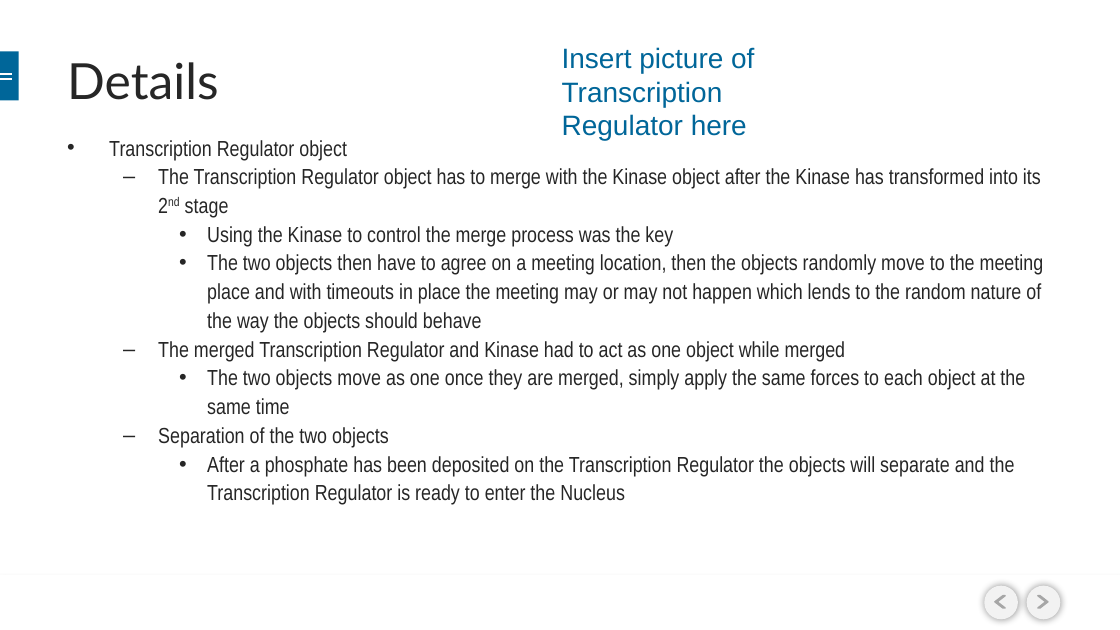
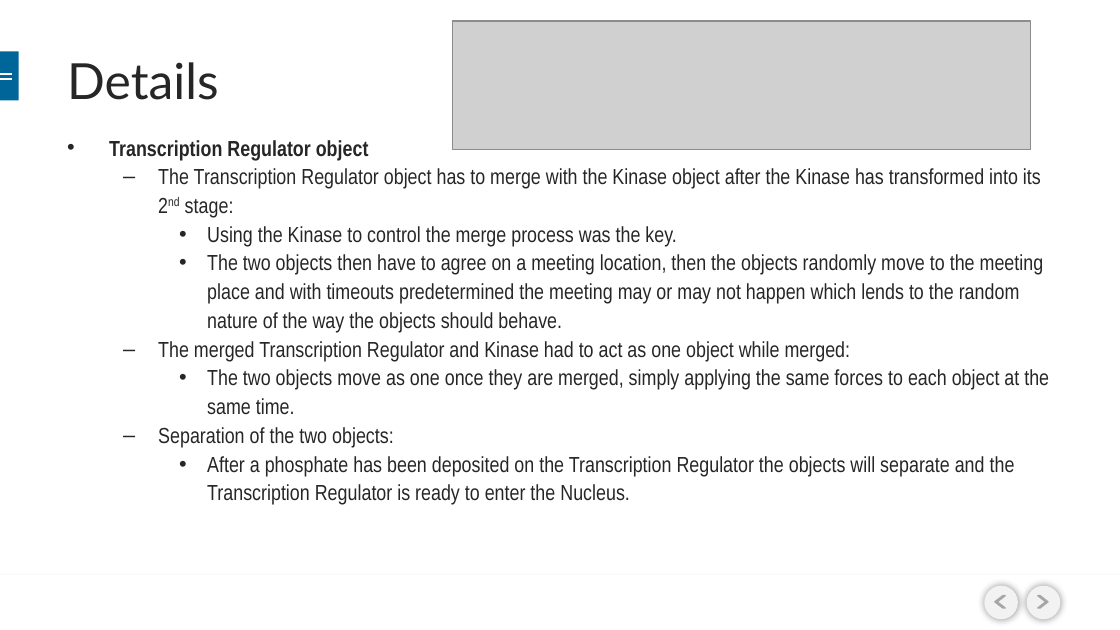
Before and after one commit to BioRubeBotProject/2015-Fall, a slide deck: slide 6 of Documents/BIORUBEBOT- CS452.pptx. Drawn at 1120x630 pixels with LibreOffice and Linux fonts; fonts in the diff are those of the drawing; grey boxes stand for pictures; background and template pictures are left out. Boxes give left, top, right and bottom in pixels: in the first picture for what was removed or moved away, otherwise in the second. Text is boxed around its words. In the diff, an @@ line names an element or a change of style, - is before the commit and + after.

```diff
--- a/Documents/BIORUBEBOT- CS452.pptx
+++ b/Documents/BIORUBEBOT- CS452.pptx
@@ picture added at <box>452,21,1030,150</box> @@
@@ text removed at <box>562,47,754,140</box> @@
-Insert picture of Transcription Regulator here
@@ text at <box>109,140,369,161</box>: bold on in "Transcription Regulator object" @@
@@ text at <box>158,168,1049,505</box>: text changed @@
-  – The Transcription Regulator object has to merge with the Kinase object after the Kinase has transformed into its 2nd stage
-    • Using the Kinase to control the merge process was the key
-    • The two objects then have to agree on a meeting location, then the objects randomly move to the meeting place and with timeouts in place the meeting may or may not happen which lends to the random nature of the way the objects should behave
-  – The merged Transcription Regulator and Kinase had to act as one object while merged
-    • The two objects move as one once they are merged, simply apply the same forces to each object at the same time
-  – Separation of the two objects
-    • After a phosphate has been deposited on the Transcription Regulator the objects will separate and the Transcription Regulator is ready to enter the Nucleus
+  – The Transcription Regulator object has to merge with the Kinase object after the Kinase has transformed into its 2nd stage:
+    • Using the Kinase to control the merge process was the key.
+    • The two objects then have to agree on a meeting location, then the objects randomly move to the meeting place and with timeouts predetermined the meeting may or may not happen which lends to the random nature of the way the objects should behave.
+  – The merged Transcription Regulator and Kinase had to act as one object while merged:
+    • The two objects move as one once they are merged, simply applying the same forces to each object at the same time.
+  – Separation of the two objects:
+    • After a phosphate has been deposited on the Transcription Regulator the objects will separate and the Transcription Regulator is ready to enter the Nucleus.
```
Also in this commit, not shown: 8 other slides changed, 2 slides added, 5 other files.
